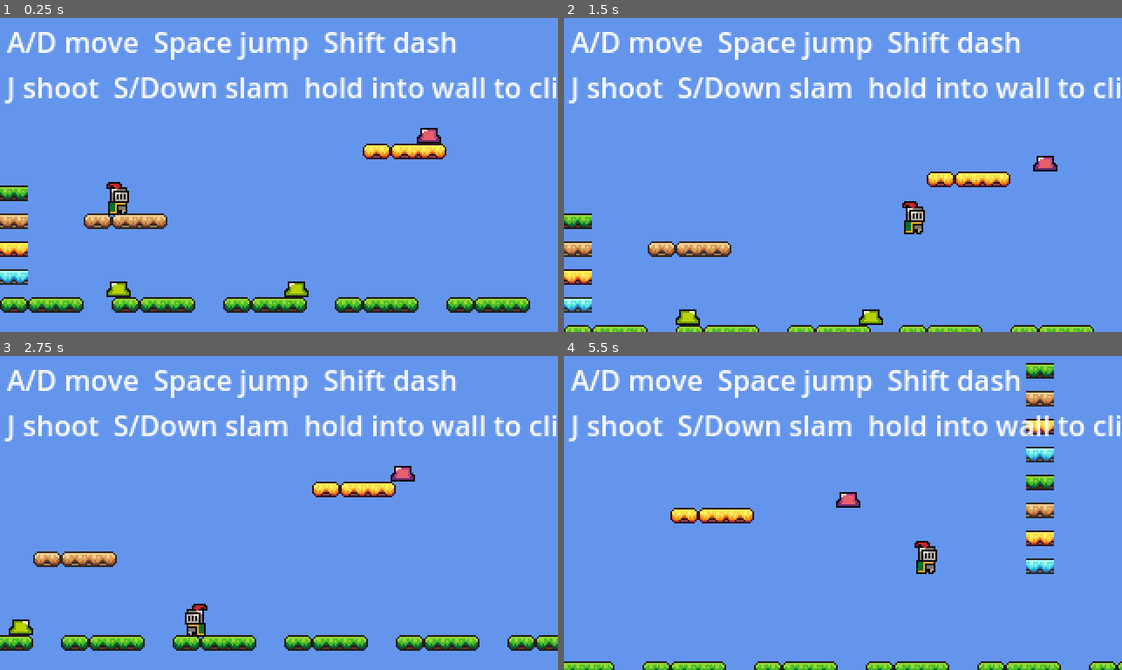
Above: before the commit, frames 1-4 (two rows, left to right).
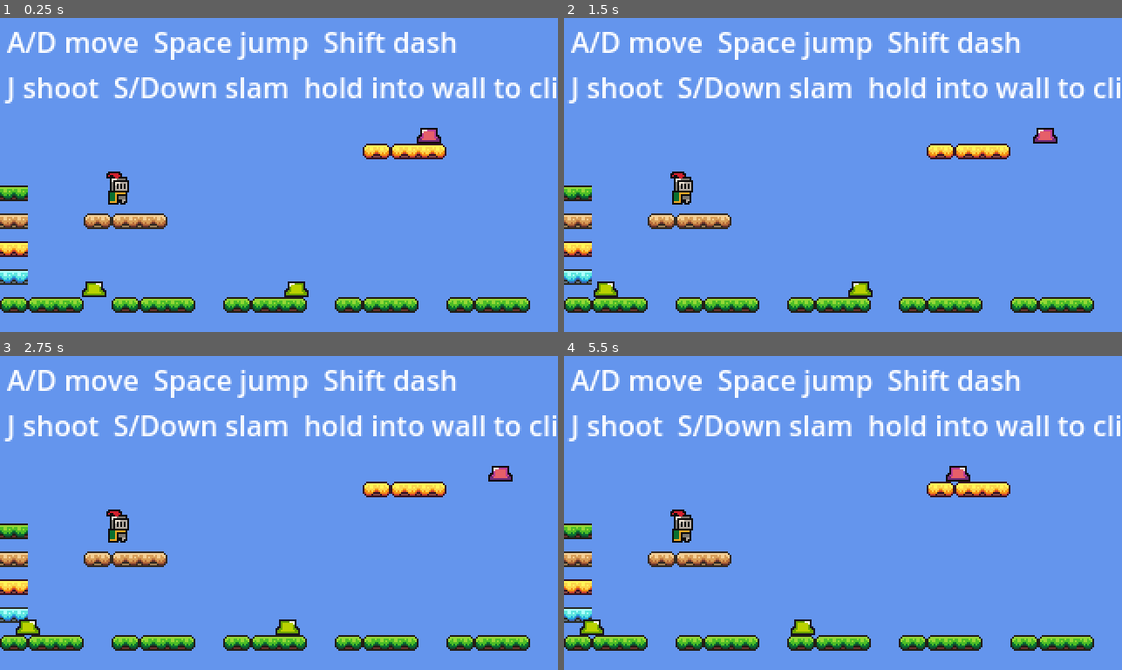
Above: after the commit, the same moments.

Repository: SolutionsByCarson/ScratchPad
Game: Godot game, scene res://scenes/main.tscn
Two runs of this game, one before a commit and one after it. Both use one fixed random seed, a clock stepped at 60 frames per second and the inputs below.
Inputs:
- Up to frame 1 (0.25 s): no input
- Up to frame 2 (1.5 s): hold D (move_right) from 0.53 s (still down); tap S (slam) at 0.6 s; tap Space (jump) at 0.77, 0.8, 1.07, 1.35 s
- Up to frame 3 (2.75 s): tap Space (jump) at 1.52, 1.82, 2.3 s; tap S (slam) at 1.55 s; release D (move_right) at 2.03 s; hold A (move_left) from 2.03 s (still down); tap Shift (dash) at 2.1 s
- Up to frame 4 (5.5 s): release A (move_left) at 2.78 s; hold D (move_right) 2.78-4.28 s; tap J (shoot) at 2.85 s; tap Space (jump) at 3.02, 3.32, 3.77, 3.8, 4.07, 4.52, 4.82, 5.1 s; tap S (slam) at 3.05, 3.6, 4.35 s; hold A (move_left) 4.28-5.03 s; hold D (move_right) from 5.03 s (still down)

The runs differ from the first frame. In frame 1, 0.8% of the frame differs, in the area x 14-24%, y 48-89%; in frame 2, 10%; in frame 3, 8.2%; in frame 4, 12%, in the area x 0-100%, y 2-100%.
Error after the commit: Parse Error: Cannot infer the type of "on_vertical_wall" variable because the value doesn't have a set type. (res://scripts/player.gd:102)

Commit message:
Wall-stick only on vertical walls; ledge hang + jump-to-mantle on platforms
Classifies the colliding surface by walking to its first
CollisionShape2D and reading the RectangleShape2D dimensions:
size.y > size.x is a vertical wall, otherwise it's a horizontal
platform. Wall stick / slide / wall jump now only activate on vertical
walls.

When the player presses into the side of a horizontal platform whose
top is within 10px of the player's head, they "hang": position is
locked with the collision top flush against the platform top, velocity
is zeroed, gravity is suspended. Press jump while hanging to mantle
onto the platform top (player teleports up by collision-half-height
and 12px inward, plays jump SFX). Press the direction away from the
platform to release the hang and resume normal physics.

Slam now also clears any in-progress hang.

Co-Authored-By: Claude Opus 4.7 (1M context) <noreply@anthropic.com>

Diff:
--- a/scripts/player.gd
+++ b/scripts/player.gd
@@ -15,11 +15,18 @@
 const WALL_JUMP_VELOCITY := -300.0
 const WALL_JUMP_INPUT_LOCK := 0.15
 
+const LEDGE_GRAB_TOLERANCE := 10.0
+const MANTLE_NUDGE_X := 12.0
+
 const SLAM_SPEED := 500.0
 const SLAM_RADIUS := 36.0
 
 const FRUIT_SCENE := preload("res://scenes/fruit.tscn")
 const SHOOT_OFFSET := Vector2(12.0, 2.0)
+
+const COLLISION_HALF_HEIGHT := 9.0
+const COLLISION_OFFSET_Y := 2.0
+const COLLISION_TOP_FROM_CENTER := COLLISION_HALF_HEIGHT - COLLISION_OFFSET_Y  # 7.0
 
 @onready var sprite: Sprite2D = $Sprite2D
 
@@ -31,6 +38,9 @@
 var _wall_stick_left := WALL_STICK_TIME
 var _wall_jump_lock_left := 0.0
 var _slamming := false
+var _hanging := false
+var _hang_top_y := 0.0
+var _hang_normal_x := 0.0
 
 
 func _ready() -> void:
@@ -57,6 +67,7 @@
 
 	if not is_on_floor() and not _slamming and Input.is_action_just_pressed("slam"):
 		_slamming = true
+		_hanging = false
 		velocity.x = 0.0
 		velocity.y = SLAM_SPEED
 
@@ -70,14 +81,38 @@
 			move_and_slide()
 			return
 
+	if _hanging:
+		velocity = Vector2.ZERO
+		var input_dir_h := Input.get_axis("move_left", "move_right")
+		if Input.is_action_just_pressed("jump"):
+			global_position.y = _hang_top_y - COLLISION_HALF_HEIGHT - COLLISION_OFFSET_Y
+			global_position.x += -_hang_normal_x * MANTLE_NUDGE_X
+			_hanging = false
+			Audio.play_sfx("jump")
+		elif input_dir_h != 0.0 and signf(input_dir_h) == signf(_hang_normal_x):
+			_hanging = false
+		move_and_slide()
+		return
+
 	_wall_jump_lock_left = max(0.0, _wall_jump_lock_left - delta)
 
 	var input_dir := Input.get_axis("move_left", "move_right")
 	var on_floor := is_on_floor()
-	var on_wall := is_on_wall_only()
-	var wall_normal := get_wall_normal()
-	var pressing_into_wall := on_wall and input_dir != 0.0 and signf(input_dir) != signf(wall_normal.x)
-	var wall_clinging := pressing_into_wall and velocity.y >= 0.0
+	var contact := _classify_wall_contact()
+	var on_vertical_wall := contact.type == "wall"
+	var on_ledge := contact.type == "ledge"
+	var contact_normal_x: float = contact.normal_x
+	var pressing_into_contact := contact_normal_x != 0.0 and input_dir != 0.0 and signf(input_dir) != signf(contact_normal_x)
+	var wall_clinging := on_vertical_wall and pressing_into_contact and velocity.y >= 0.0
+
+	if on_ledge and pressing_into_contact and not on_floor:
+		_hanging = true
+		_hang_top_y = contact.top_y
+		_hang_normal_x = contact_normal_x
+		global_position.y = contact.top_y + COLLISION_TOP_FROM_CENTER
+		velocity = Vector2.ZERO
+		move_and_slide()
+		return
 
 	if on_floor:
 		_coyote_timer = COYOTE_TIME
@@ -93,7 +128,7 @@
 	else:
 		velocity += get_gravity() * delta
 		_coyote_timer -= delta
-		if not on_wall:
+		if not on_vertical_wall:
 			_wall_stick_left = WALL_STICK_TIME
 
 	if Input.is_action_just_pressed("jump"):
@@ -101,12 +136,12 @@
 	else:
 		_jump_buffer_timer -= delta
 
-	if _jump_buffer_timer > 0.0 and not on_floor and on_wall:
-		velocity.x = wall_normal.x * WALL_JUMP_PUSH_X
+	if _jump_buffer_timer > 0.0 and not on_floor and on_vertical_wall:
+		velocity.x = contact_normal_x * WALL_JUMP_PUSH_X
 		velocity.y = WALL_JUMP_VELOCITY
 		_wall_jump_lock_left = WALL_JUMP_INPUT_LOCK
-		_facing = wall_normal.x
-		sprite.flip_h = wall_normal.x < 0.0
+		_facing = contact_normal_x
+		sprite.flip_h = contact_normal_x < 0.0
 		_jump_buffer_timer = 0.0
 		_wall_stick_left = WALL_STICK_TIME
 		Audio.play_sfx("jump")
@@ -125,6 +160,52 @@
 			velocity.x = move_toward(velocity.x, 0.0, SPEED)
 
 	move_and_slide()
+
+
+func _classify_wall_contact() -> Dictionary:
+	var result := {"type": "none", "normal_x": 0.0, "top_y": 0.0}
+	if not is_on_wall_only():
+		return result
+	for i in range(get_slide_collision_count()):
+		var collision := get_slide_collision(i)
+		var n: Vector2 = collision.get_normal()
+		if absf(n.x) <= 0.7:
+			continue
+		var collider: Object = collision.get_collider()
+		if collider == null:
+			continue
+		var collider_node: Node = collider as Node
+		if collider_node == null:
+			continue
+		var info := _shape_info(collider_node)
+		result.normal_x = n.x
+		if info.size_y > info.size_x:
+			result.type = "wall"
+			return result
+		var player_top: float = global_position.y - COLLISION_TOP_FROM_CENTER
+		if absf(player_top - info.top_y) <= LEDGE_GRAB_TOLERANCE:
+			result.type = "ledge"
+			result.top_y = info.top_y
+		else:
+			result.type = "platform_side"
+		return result
+	return result
+
+
+func _shape_info(node: Node) -> Dictionary:
+	var info := {"size_x": 0.0, "size_y": 0.0, "top_y": INF}
+	for child in node.get_children():
+		if child is CollisionShape2D:
+			var cs: CollisionShape2D = child
+			if cs.shape is RectangleShape2D:
+				var rect: RectangleShape2D = cs.shape
+				info.size_x = rect.size.x
+				info.size_y = rect.size.y
+				if node is Node2D:
+					var n2d: Node2D = node
+					info.top_y = n2d.global_position.y + cs.position.y - rect.size.y / 2.0
+			break
+	return info
 
 
 func _shoot() -> void:
